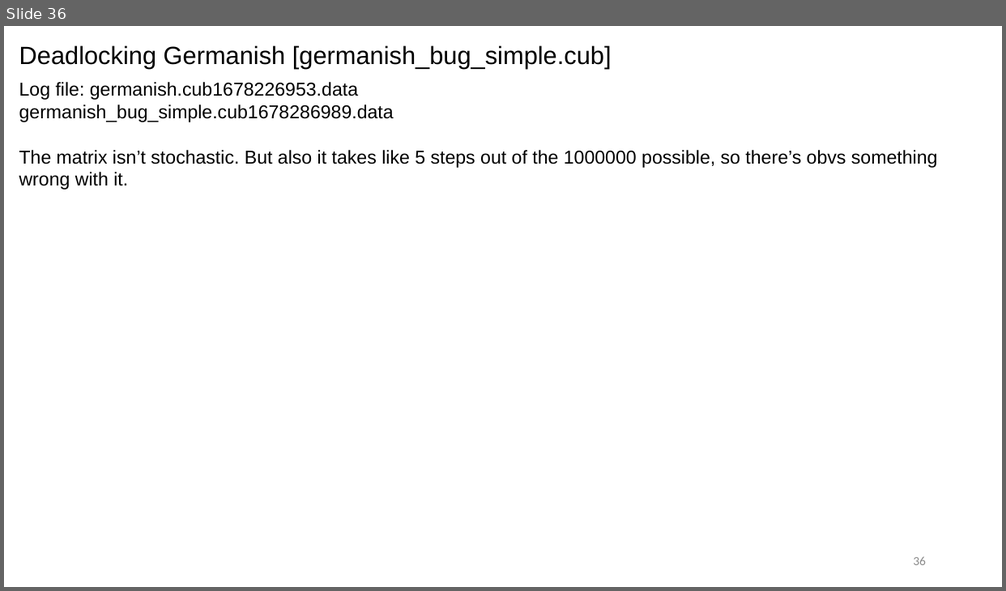
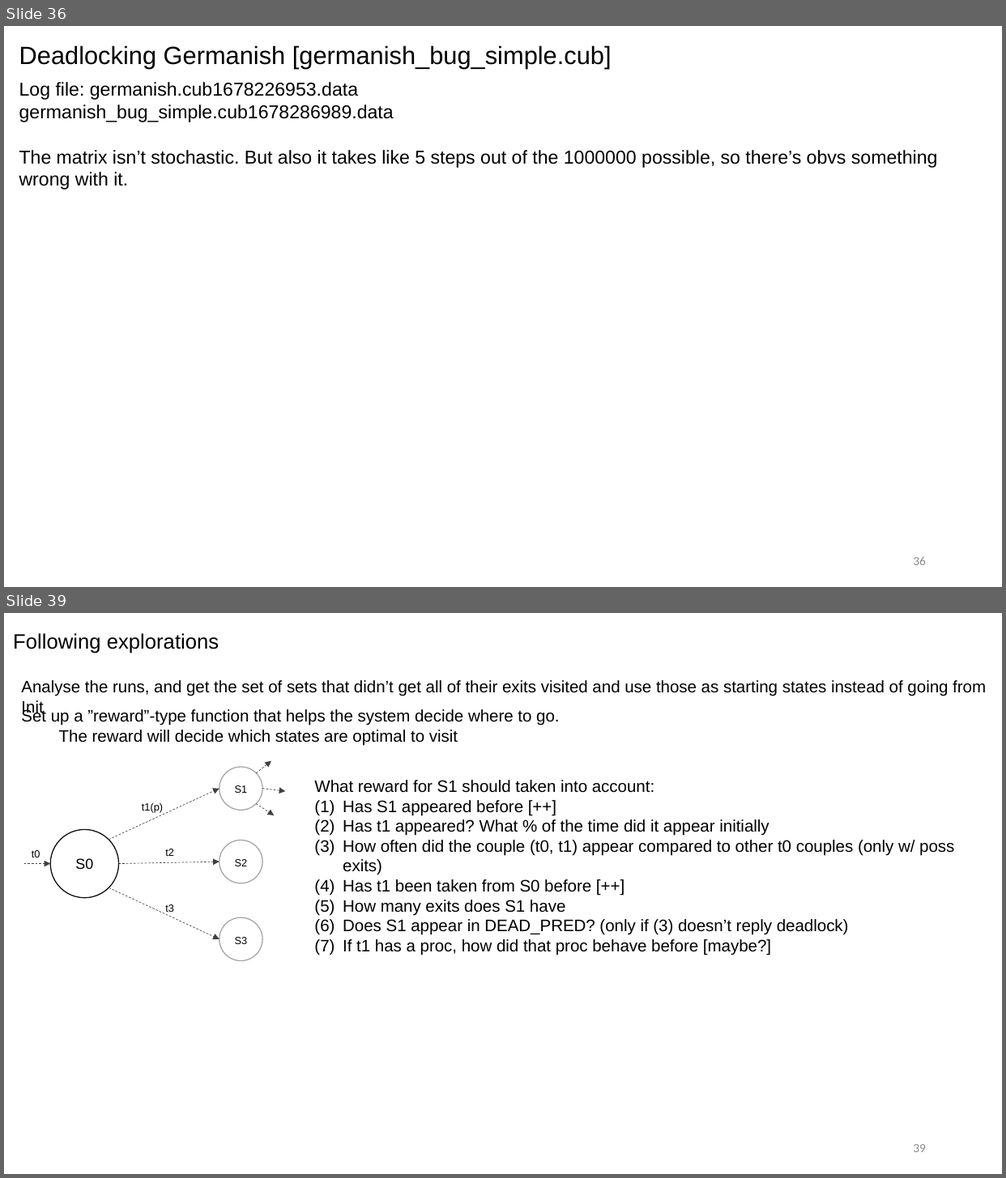
Before and after one commit to cubicle-model-checker/cubicle, a slide deck: mcmc_method.pptx. Shown one above the other, each under a label of ours: slide 36 before the commit, slides 36 and 39 after it; the slides between them are not shown. The pictures are 1006x591 and 1006x1178 pixels, drawn with LibreOffice and Linux fonts; fonts in the diff are those of the drawing. Boxes give left, top, right and bottom in pixels: in the first picture for what was removed or moved away, otherwise in the second. Text is boxed around its words. In the diff, an @@ line names an element or a change of style, - is before the commit and + after.

```diff
--- a/mcmc_method.pptx
+++ b/mcmc_method.pptx
@@ slide 39 added at (x1=4, y1=613, x2=1002, y2=1174), background #FFFFFF @@
@@ text added at (x1=13, y1=633, x2=219, y2=653), 20 pt, text #000000 @@
+Following explorations
@@ text added at (x1=21, y1=680, x2=986, y2=696), 16 pt, text #000000 @@
+Analyse the runs, and get the set of sets that didn’t get all of their exits visited and use those as starting states instead of going from Init
@@ text added at (x1=21, y1=709, x2=559, y2=746), 16 pt, text #000000 @@
+Set up a ”reward”-type function that helps the system decide where to go.
+  The reward will decide which states are optimal to visit
@@ text added at (x1=314, y1=780, x2=954, y2=952), 16 pt, text #000000 @@
+What reward for S1 should taken into account:
+(1) Has S1 appeared before [++]
+(2) Has t1 appeared? What % of the time did it appear initially
+(3) How often did the couple (t0, t1) appear compared to other t0 couples (only w/ poss exits)
+(4) Has t1 been taken from S0 before [++]
+(5) How many exits does S1 have
+(6) Does S1 appear in DEAD_PRED? (only if (3) doesn’t reply deadlock)
+(7) If t1 has a proc, how did that proc behave before [maybe?]
@@ group added at (x1=24, y1=761, x2=286, y2=961): 8 texts, 7 arrows, 4 ellipses @@
+S0
+S1
+S2
+S3
+t1(p)
+t2
+t3
+t0
@@ page number added at (x1=913, y1=1144, x2=926, y2=1152), 12 pt, text #8C8C8C @@
+39
```
Also in this commit, not shown: 2 other slides added, 1 other file.
